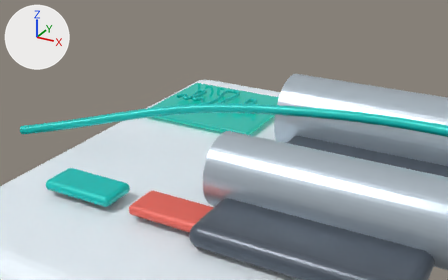
An edit to the glTF model public/models/infusion-pump.glb, drawn before and after from the same camera.
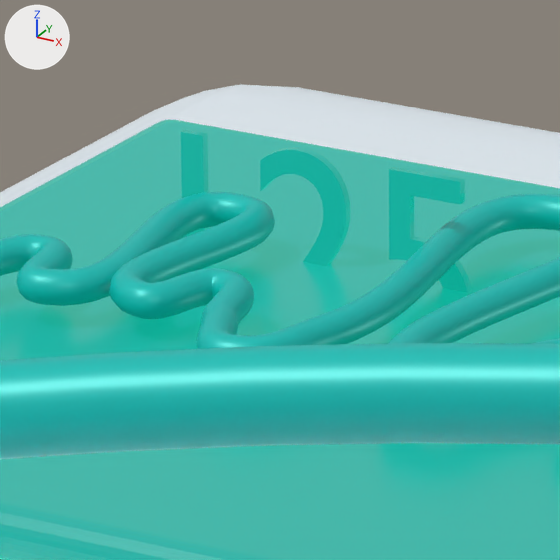
Each version appears first from a camera (50 mm lens) standing at (0.704, -1.936, 1.32) and looking at (-0.636, 0.5, 0.102), and next in a close-up on the part from 41% to 52% of the width and 26% to 44% of the height. The lights are fixed; the arrows at upper left show +X, +Y and +Z. The last two pictures show the newer version. Where no turn or scale is listed for an object, it has been applied to the vertices.

Objects in the first close-up: 'flow screen', 'label 125', 'pump body', 'screen waveform', 'transparent infusion set'.
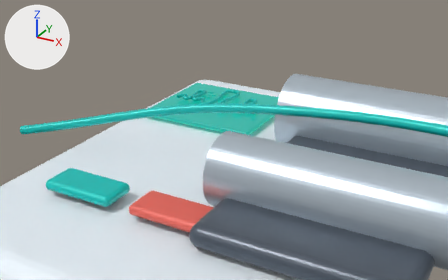
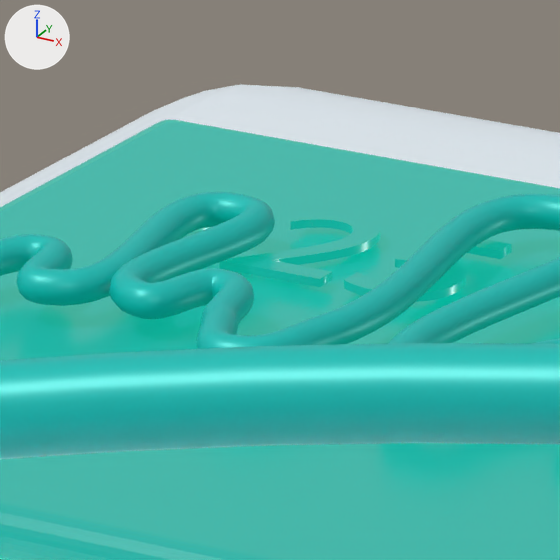
What differs and where, as boxes (x1, y1, x2, y2) in the close-ups (560 x 560 px):
'label 125', turned: before (181, 129, 472, 293); after (181, 196, 512, 302)

Edits to the bpy script that builds the scene:
```text
Change ob_label_125:
    ob_label_125.rotation_euler: (1.571, 0.0, 0.0) -> (0.0, 0.0, 0.0)  # degrees (90, 0, 0) -> degrees (0, 0, 0)
```
